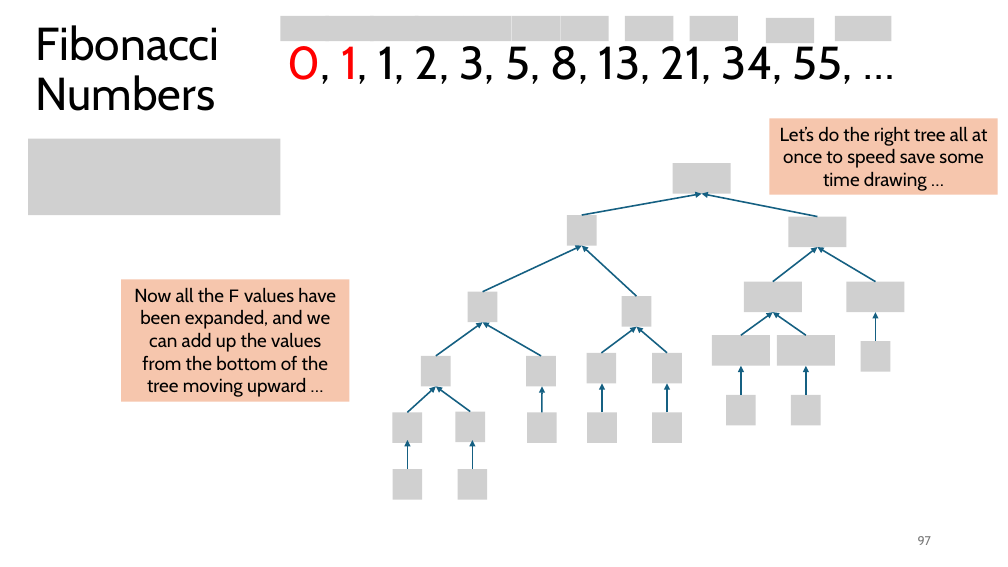
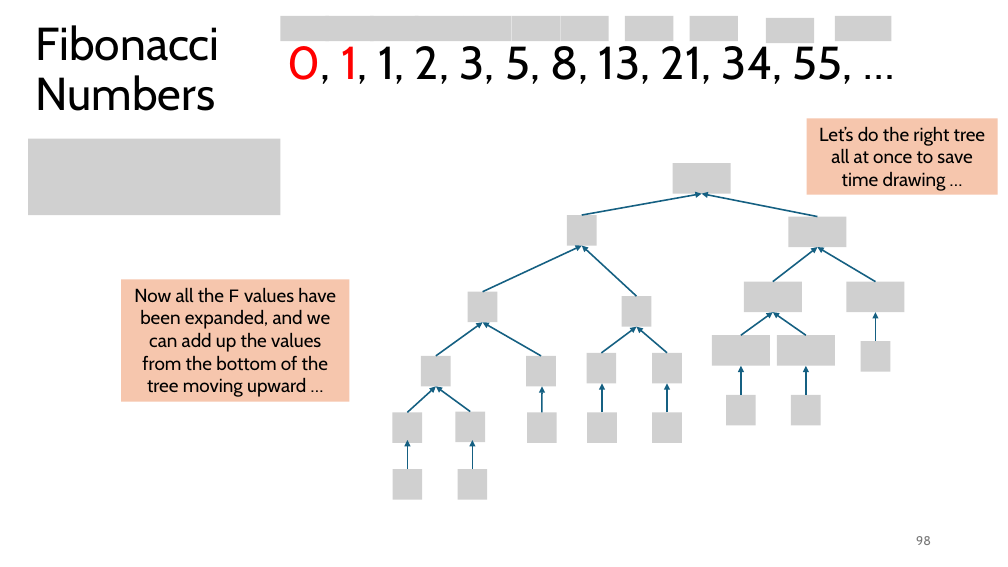
Before and after one commit to tjd1234/cmpt120spring2026, a slide deck: slide 98 of lecture_notes/chapter6/chapter6.pptx (slide 97 before the commit). Drawn at 1008x567 pixels with LibreOffice and Linux fonts; fonts in the diff are those of the drawing; grey boxes stand for pictures. Boxes give left, top, right and bottom in pixels: in the first picture for what was removed or moved away, otherwise in the second. Text is boxed around its words. In the diff, an @@ line names an element or a change of style, - is before the commit and + after.

```diff
--- a/lecture_notes/chapter6/chapter6.pptx
+++ b/lecture_notes/chapter6/chapter6.pptx
@@ rectangle "Let’s do the right tree ..." resized from (x1=770, y1=119, x2=998, y2=195) to (x1=807, y1=119, x2=998, y2=195) @@
@@ text in rectangle at (x1=819, y1=126, x2=986, y2=191): text changed @@
-Let’s do the right tree all at once to speed save some time drawing …
+Let’s do the right tree all at once to save time drawing …
@@ page number at (x1=916, y1=536, x2=931, y2=545): text changed @@
-97
+98
```
Also in this commit, not shown: 15 other slides changed, 4 slides added, 4 slides removed, 2 other files.
